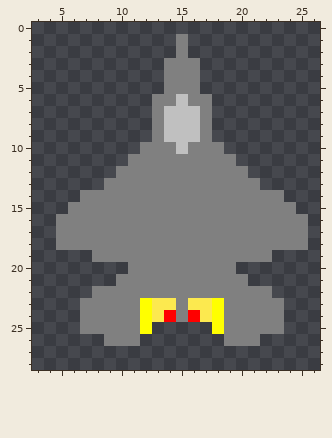
Pixel-art sprite -- resources/Plane00.png. The picture above was drawn from the file before the commit.
The file is 32x32 pixels. Shown: x 3..26, y 0..28.
New version:
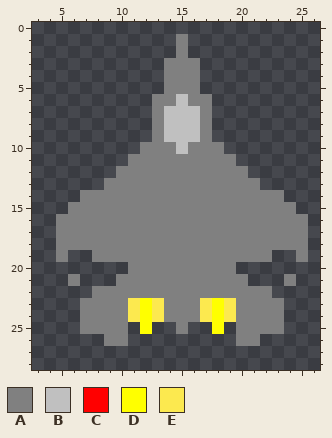
Palette (. is transparent): A #808080  B #c0c0c0  C #ff0000  D #ffff00  E #fce94f
Diff:
@@ x 3..26 @@
 18 ..AAAAAAAAAAAAAAAAAAAAA.
-19 .....AAAAAAAAAAAAAAA....
+19 ..A..AAAAAAAAAAAAAAA..A.
 20 ........AAAAAAAAA.......
-21 .......AAAAAAAAAAA......
+21 ...A...AAAAAAAAAAA...A..
 22 .....AAAAAAAAAAAAAAA....
-23 ....AAAAADEEAEEDAAAAA...
-24 ....AAAAADECACEDAAAAA...
-25 ....AAAAAD.....DAAAAA...
-26 ......AAA.......AAA.....
+23 ....AAAAEDEAAAEDEAAAA...
+24 ....AAAAEDEAAAEDEAAAA...
+25 ....AAAA.D..A..D.AAAA...
+26 ......AA.........AA.....
 27 ........................
